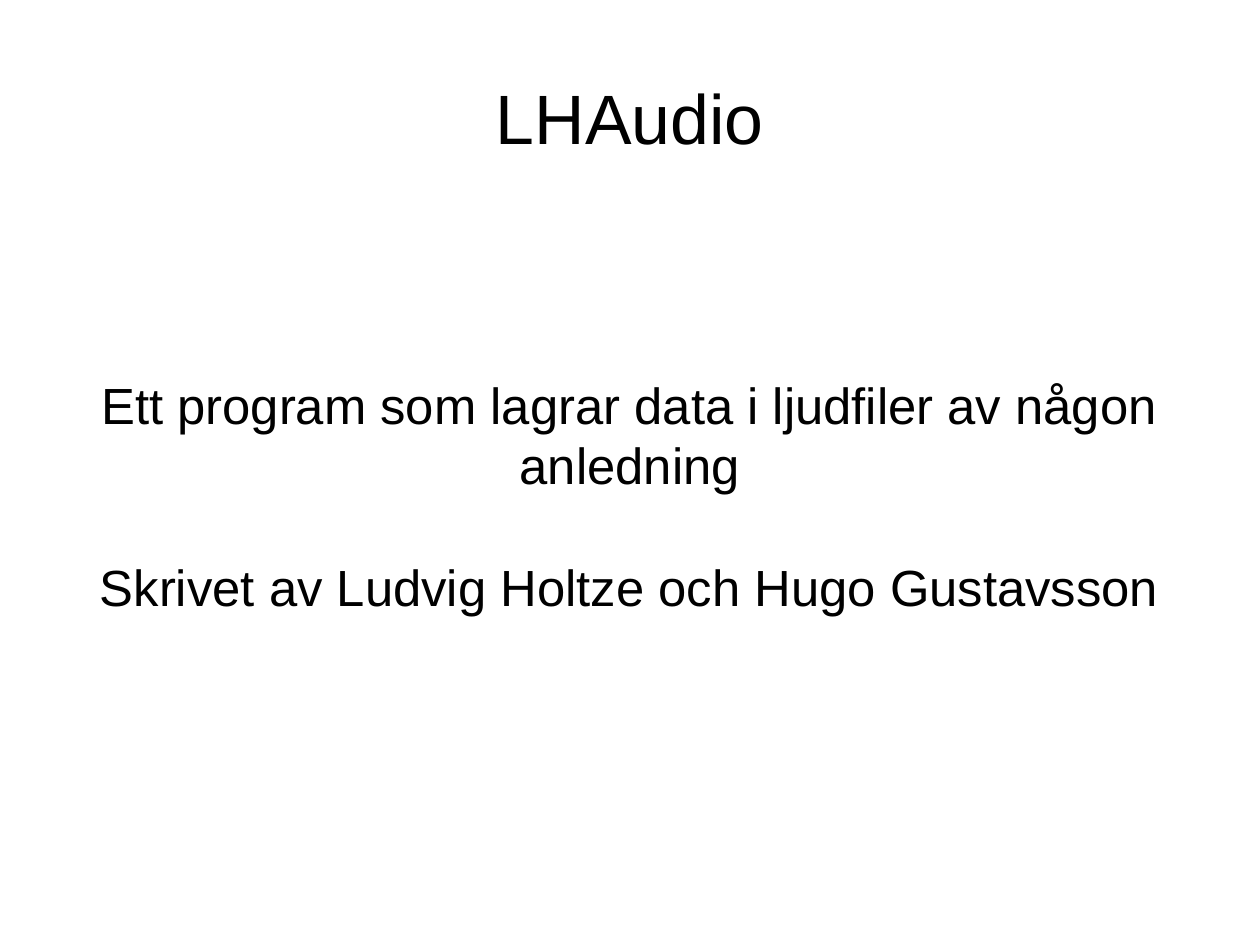
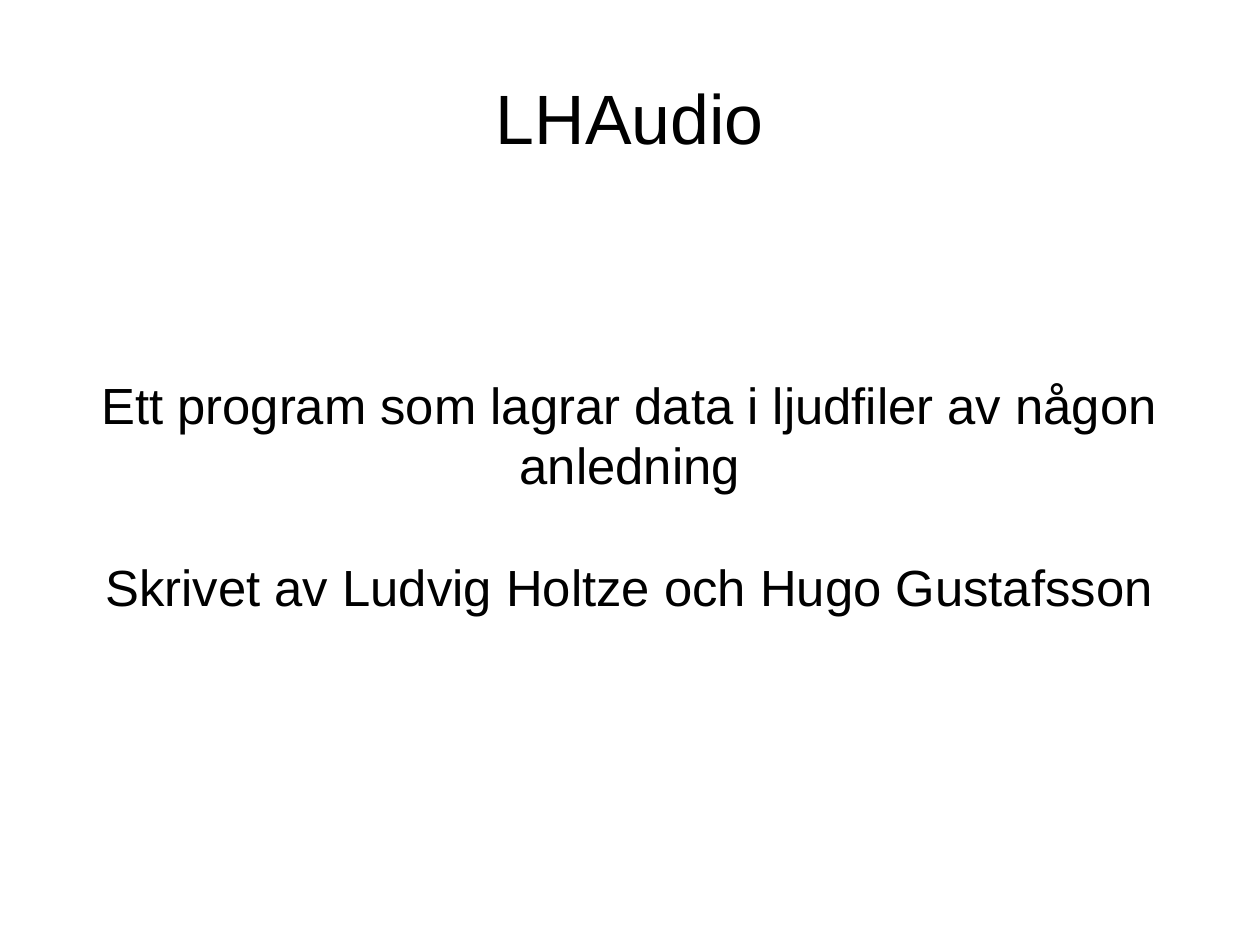
Before and after one commit to lolomokakus/LHAudio, a slide deck: slide 1 of lhaudio.odp. Drawn at 1260x945 pixels with LibreOffice and Linux fonts; fonts in the diff are those of the drawing. Boxes give left, top, right and bottom in pixels: in the first picture for what was removed or moved away, otherwise in the second. Text is boxed around its words. In the diff, an @@ line names an element or a change of style, - is before the commit and + after.

Commit message:
fix typo

```diff
--- a/lhaudio.odp
+++ b/lhaudio.odp
@@ subtitle at (106,569,1153,617): text changed @@
-Skrivet av Ludvig Holtze och Hugo Gustavsson
+Skrivet av Ludvig Holtze och Hugo Gustafsson
```
